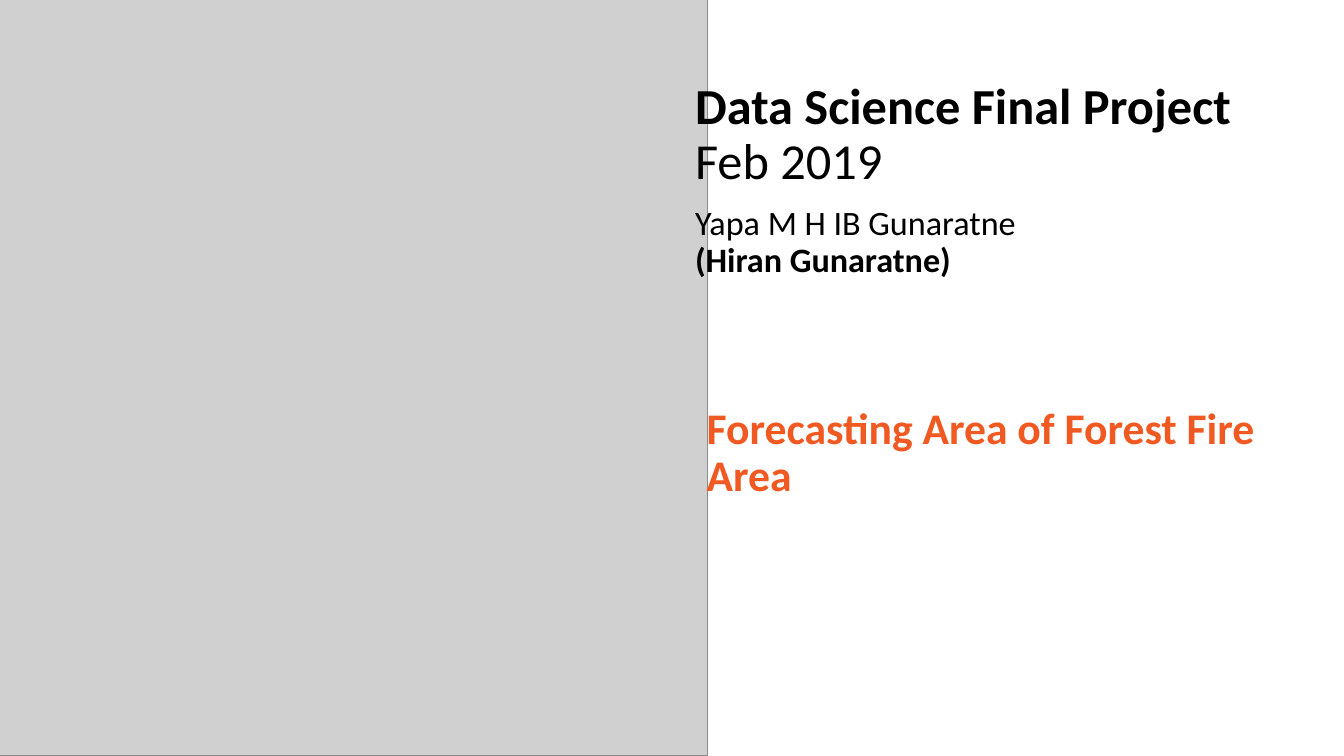
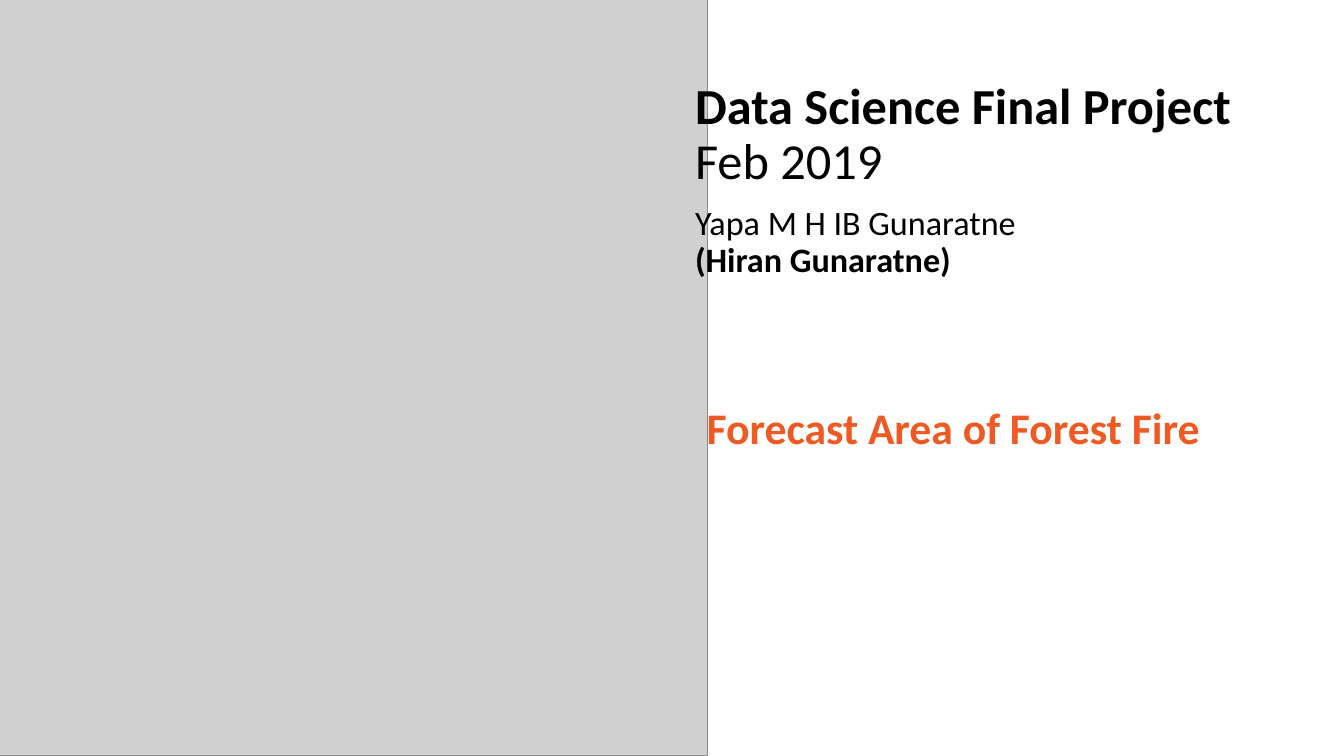
Before and after one commit to hirangunaratne/yapa_gunaratne_final_project, a slide deck: slide 1 of part_4_presentation/Presentation.pptx. Drawn at 1344x756 pixels with LibreOffice and Linux fonts; fonts in the diff are those of the drawing; grey boxes stand for pictures; background and template pictures are left out. Boxes give left, top, right and bottom in pixels: in the first picture for what was removed or moved away, otherwise in the second. Text is boxed around its words. In the diff, an @@ line names an element or a change of style, - is before the commit and + after.

```diff
--- a/part_4_presentation/Presentation.pptx
+++ b/part_4_presentation/Presentation.pptx
@@ text at <box>707,407,1200,454</box>: text changed @@
-Forecasting Area of Forest Fire Area
+Forecast Area of Forest Fire
```
Also in this commit, not shown: 3 other slides changed, 1 other file.
